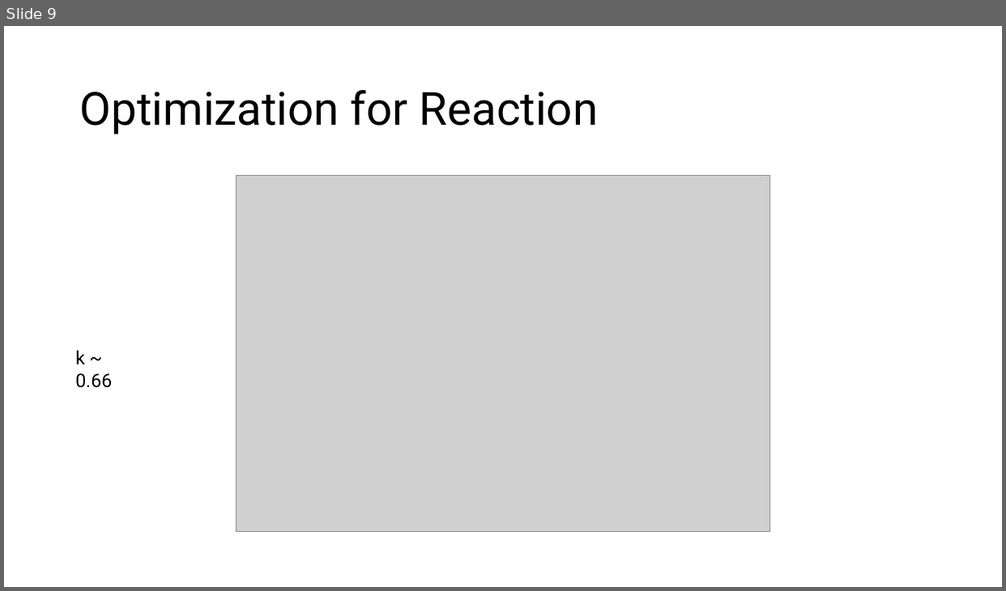
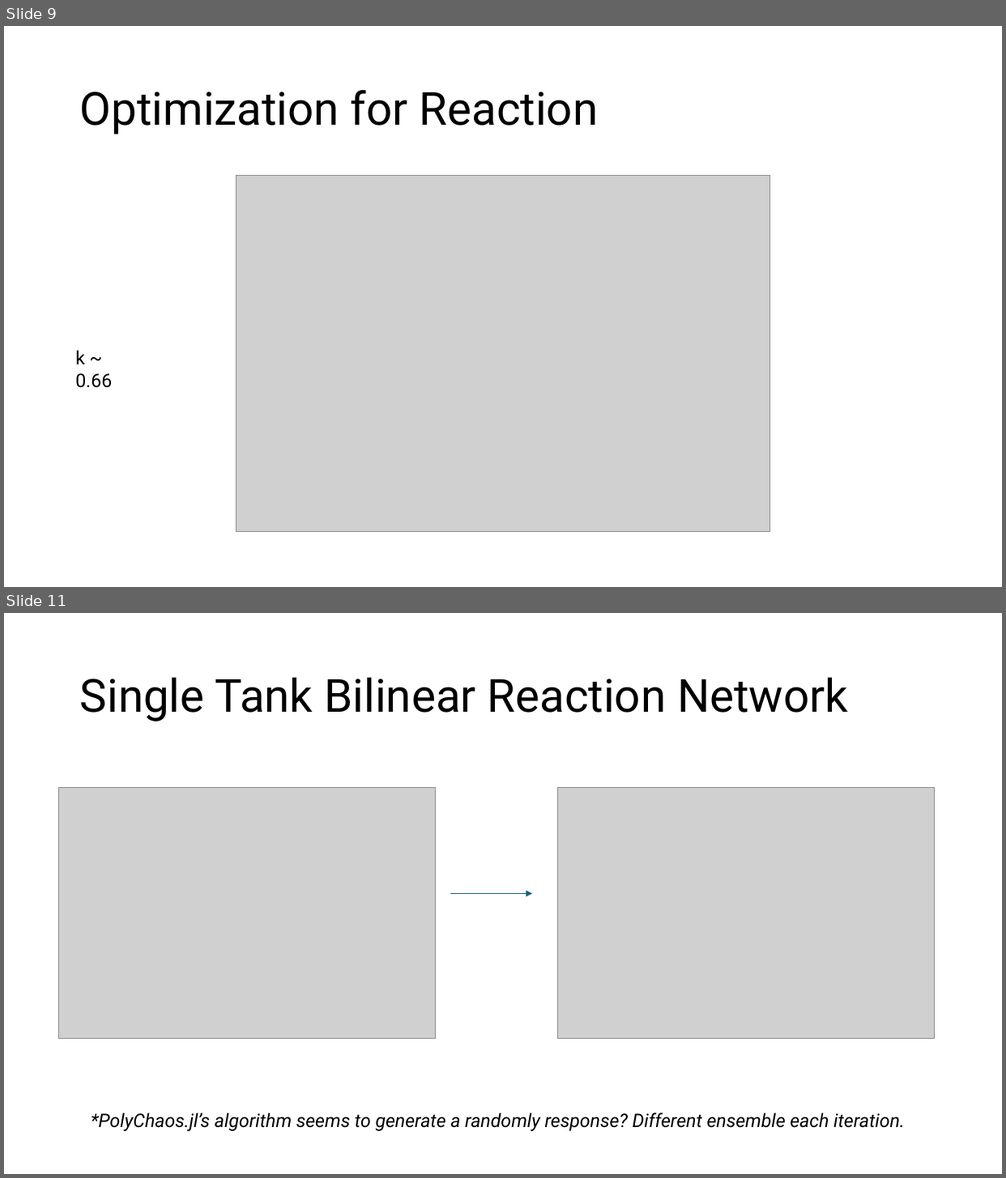
Before and after one commit to tyephoenix/Julia-Simulations, a slide deck: ppt/optimization/powerpoint.pptx. Shown one above the other, each under a label of ours: slide 9 before the commit, slides 9 and 11 after it; the slides between them are not shown. The pictures are 1006x591 and 1006x1178 pixels, drawn with LibreOffice and Linux fonts; fonts in the diff are those of the drawing; grey boxes stand for pictures. Boxes give left, top, right and bottom in pixels: in the first picture for what was removed or moved away, otherwise in the second. Text is boxed around its words. In the diff, an @@ line names an element or a change of style, - is before the commit and + after.

Commit message:
Updates to PPT and PolyChaos.jl implementation
Finished PolyChaos.jl implementation for two bilinear models.

```diff
--- a/ppt/optimization/powerpoint.pptx
+++ b/ppt/optimization/powerpoint.pptx
@@ slide 11 added at [4, 613, 1002, 1174], background #FFFFFF @@
@@ title added at [80, 677, 848, 722], 44 pt, text #000000 @@
+Single Tank Bilinear Reaction Network
@@ picture added at [58, 787, 435, 1038] @@
@@ picture added at [558, 787, 935, 1038] @@
@@ arrow added from (451, 894) to (533, 894), #156082 1.5 pt @@
@@ text added at [91, 1113, 905, 1131], 18 pt, text #000000, italic @@
+*PolyChaos.jl’s algorithm seems to generate a randomly response? Different ensemble each iteration.
```
Also in this commit, not shown: 1 slide changed, 2 other slides added, 8 other files.
